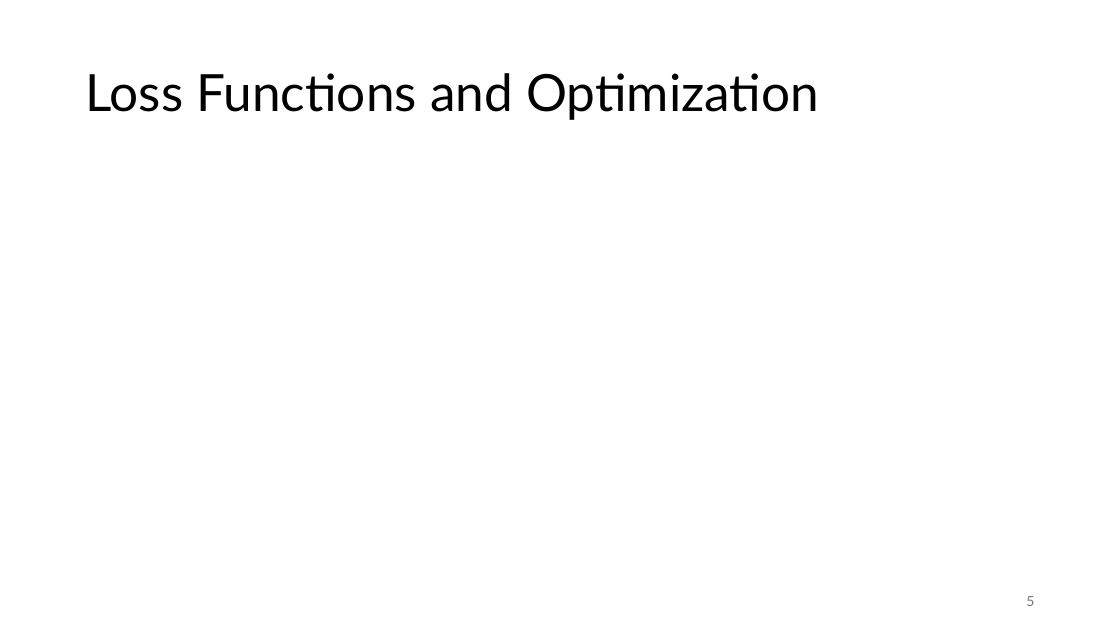
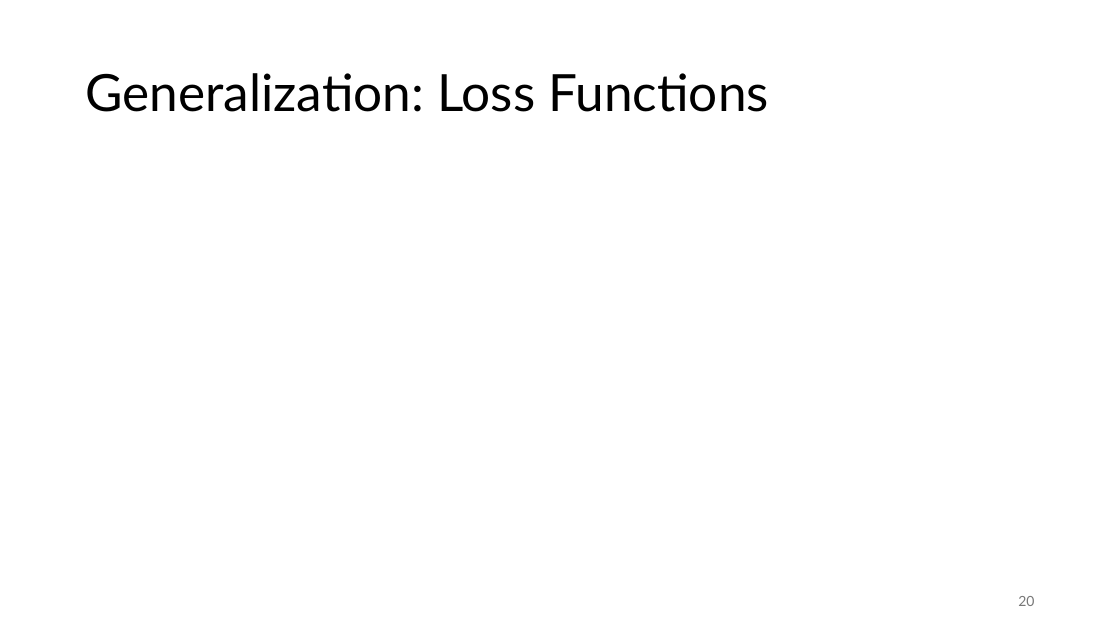
Before and after one commit to FelixWick/data_science, a slide deck: slide 20 of slides/4_parameter_estimation.pptx (slide 5 before the commit). Drawn at 1120x630 pixels with LibreOffice and Linux fonts; fonts in the diff are those of the drawing; grey boxes stand for pictures. Boxes give left, top, right and bottom in pixels: in the first picture for what was removed or moved away, otherwise in the second. Text is boxed around its words. In the diff, an @@ line names an element or a change of style, - is before the commit and + after.

```diff
--- a/slides/4_parameter_estimation.pptx
+++ b/slides/4_parameter_estimation.pptx
@@ title at (85,73,769,112): text changed @@
-Loss Functions and Optimization
+Generalization: Loss Functions
@@ page number at (1018,596,1034,606): text changed @@
-5
+20
```
Also in this commit, not shown: 8 other slides changed, 21 slides added, 6 slides removed, 2 other files.
